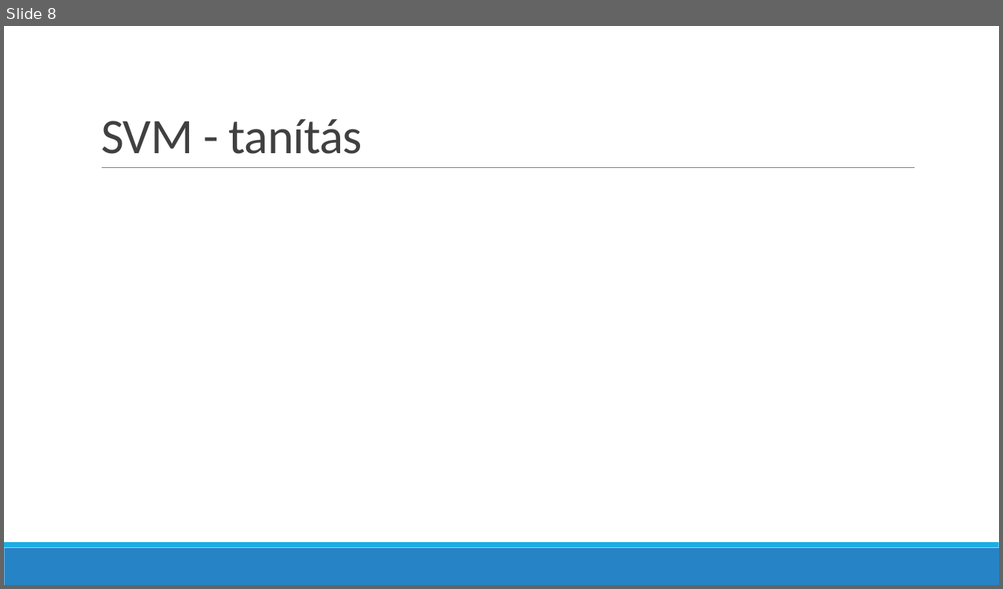
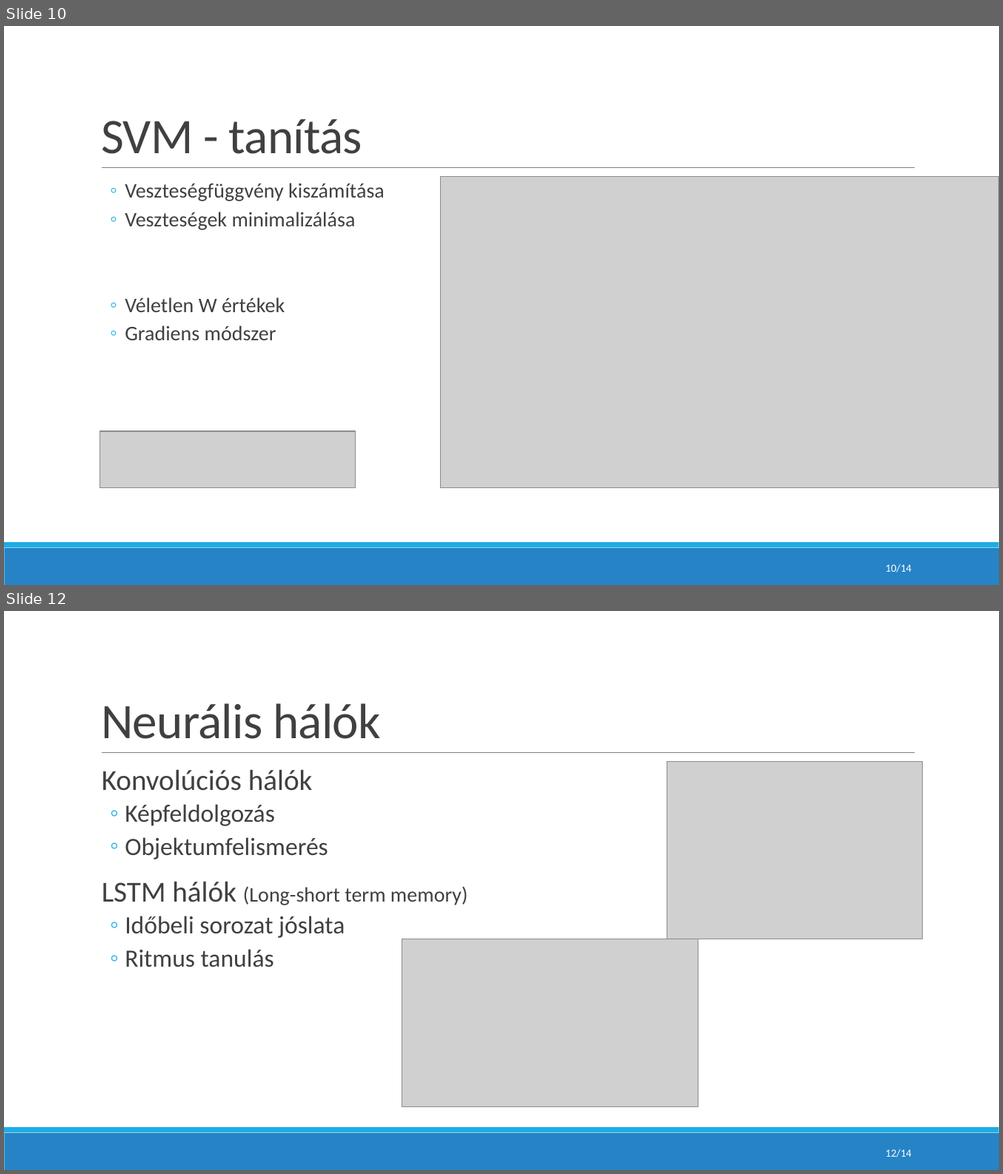
Before and after one commit to koojozsef/AI-project-for-university, a slide deck: doc/Presentation.pptx. Shown one above the other, each under a label of ours: slide 8 before the commit, slides 10 and 12 after it; the slides between them are not shown. The pictures are 1003x589 and 1003x1174 pixels, drawn with LibreOffice and Linux fonts; fonts in the diff are those of the drawing; grey boxes stand for pictures. Boxes give left, top, right and bottom in pixels: in the first picture for what was removed or moved away, otherwise in the second. Text is boxed around its words. In the diff, an @@ line names an element or a change of style, - is before the commit and + after.

```diff
--- a/doc/Presentation.pptx
+++ b/doc/Presentation.pptx
@@ slide 12 added at [4, 611, 999, 1170], background #FFFFFF; not listed: 3 template elements that a slide beside it also shows @@
@@ title added at [101, 703, 381, 739], 48 pt, text #404040 @@
+Neurális hálók
@@ picture added at [666, 762, 922, 940] @@
@@ text added at [102, 769, 468, 968], 24 pt, text #404040 @@
+  Konvolúciós hálók
+  ◦ Képfeldolgozás
+  ◦ Objektumfelismerés
+  LSTM hálók (Long-short term memory)
+  ◦ Időbeli sorozat jóslata
+  ◦ Ritmus tanulás
@@ picture added at [401, 940, 698, 1107] @@
@@ page number added at [885, 1150, 911, 1158], 10.5 pt, text #FFFFFF @@
+12/14
@@ what was slide 8 is now slide 10 @@
@@ slide 10 changed as well @@
@@ picture added at [440, 177, 999, 488] @@
@@ text added at [125, 183, 384, 340], 20 pt, text #404040 @@
+  ◦ Veszteségfüggvény kiszámítása
+  ◦ Veszteségek minimalizálása
+  ◦ Véletlen W értékek
+  ◦ Gradiens módszer
@@ picture added at [99, 432, 356, 488] @@
@@ page number added at [885, 565, 911, 573], 10.5 pt, text #FFFFFF @@
+10/14
```
Also in this commit, not shown: 7 other slides changed, 5 other slides added, 2 slides removed, 2 other files.
